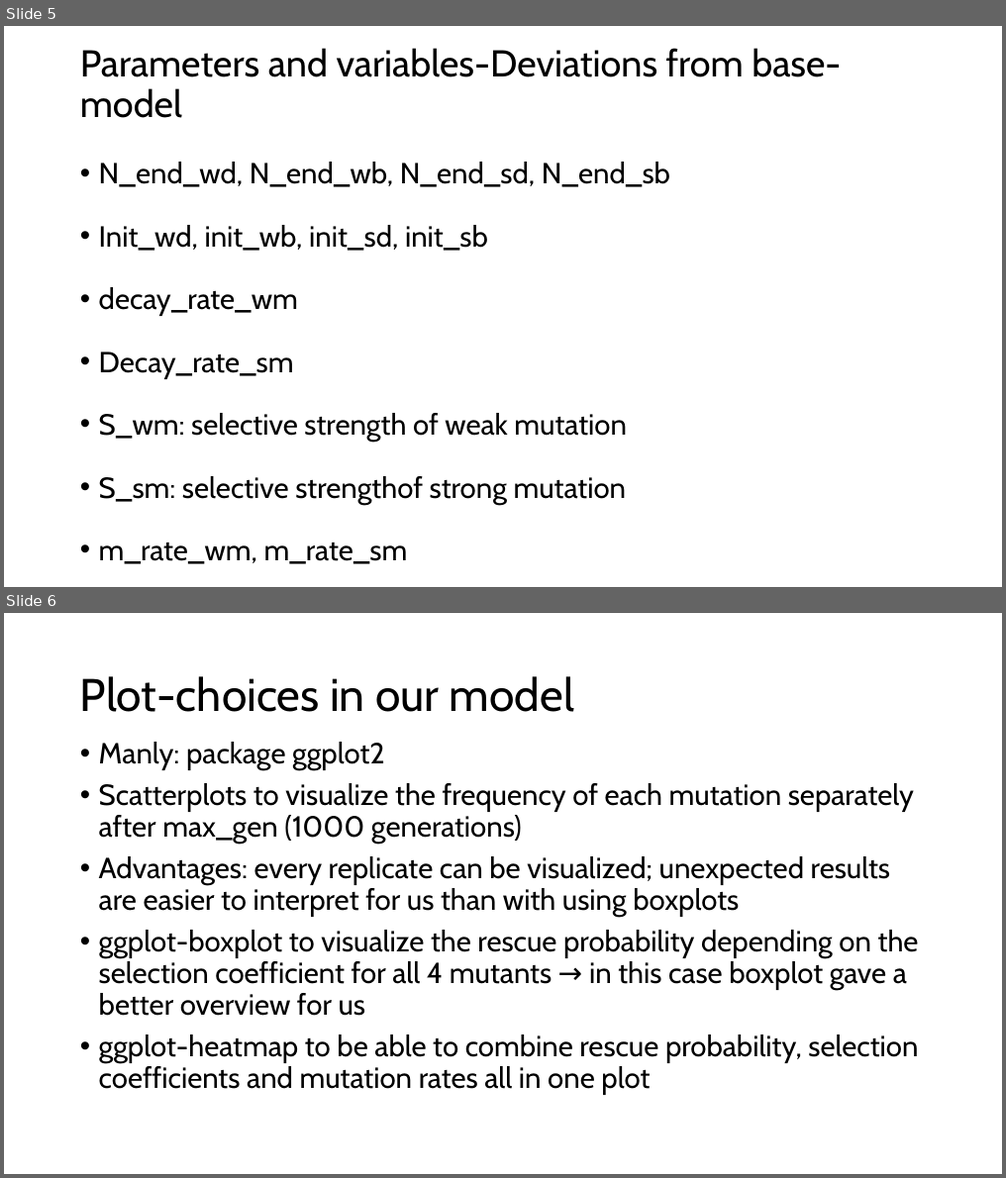
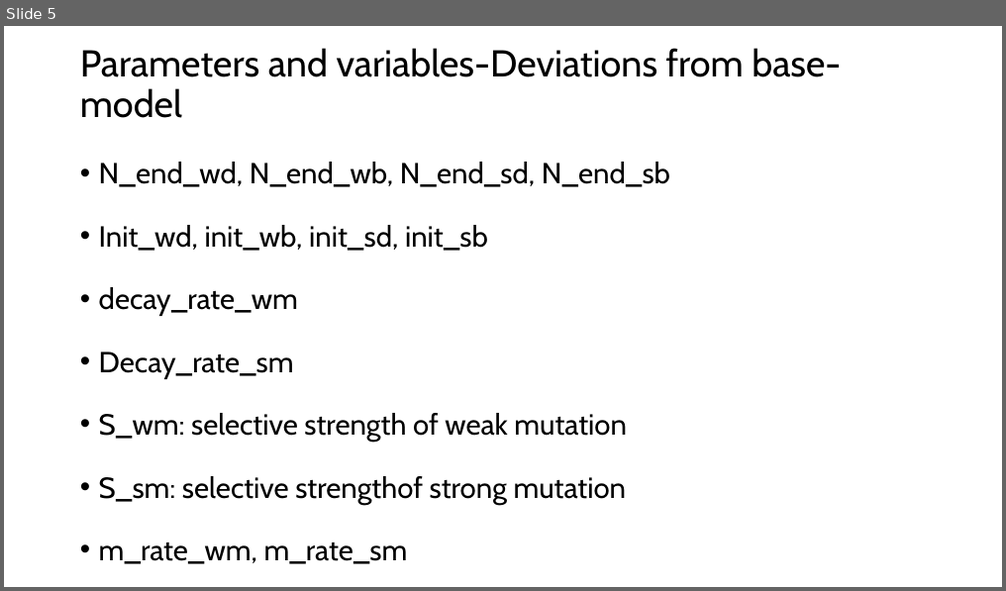
Before and after one commit to Julia-Eggenschwiler/THEEproject_Jaelle_Julia, a slide deck: THEE_project.pptx. Shown one above the other, each under a label of ours: slides 5 and 6 before the commit, slide 5 after it. The pictures are 1006x1178 and 1006x591 pixels, drawn with LibreOffice and Linux fonts; fonts in the diff are those of the drawing. Boxes give left, top, right and bottom in pixels: in the first picture for what was removed or moved away, otherwise in the second. Text is boxed around its words. In the diff, an @@ line names an element or a change of style, - is before the commit and + after.

```diff
--- a/THEE_project.pptx
+++ b/THEE_project.pptx
@@ slide 6 removed at bbox=[4, 613, 1002, 1174], background #FFFFFF @@
@@ title removed at bbox=[80, 676, 574, 712] @@
-Plot-choices in our model
@@ text removed at bbox=[99, 742, 919, 1095] @@
-• Manly: package ggplot2
-• Scatterplots to visualize the frequency of each mutation separately after max_gen (1000 generations)
-• Advantages: every replicate can be visualized; unexpected results are easier to interpret for us than with using boxplots
-• ggplot-boxplot to visualize the rescue probability depending on the selection coefficient for all 4 mutants → in this case boxplot gave a better overview for us
-• ggplot-heatmap to be able to combine rescue probability, selection coefficients and mutation rates all in one plot
```
Also in this commit, not shown: 5 slides changed, 2 slides added.
